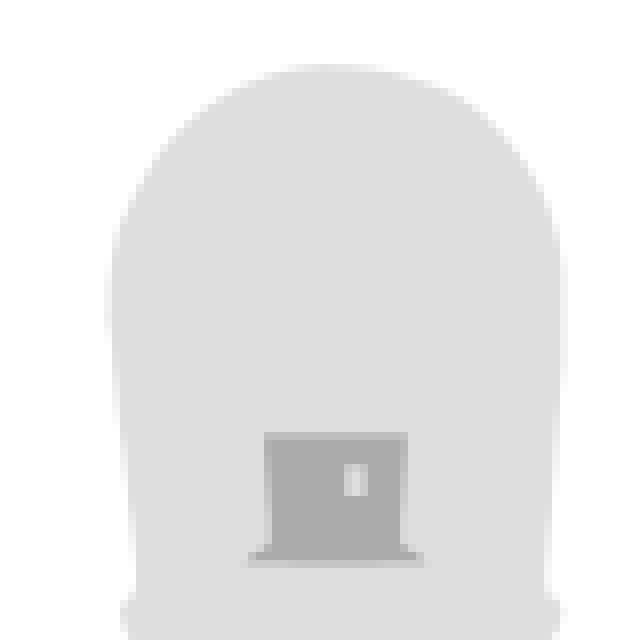
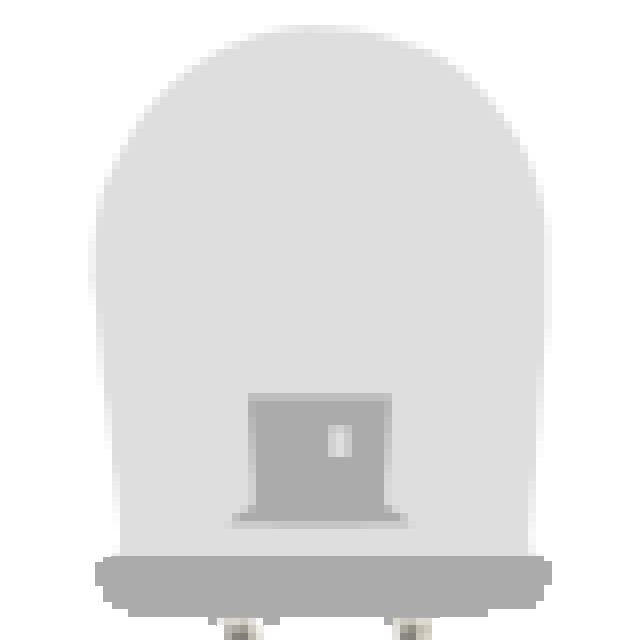
Before/after of a 640 x 640 layered artwork. What changed in the layer stack:
added layer "Layer 2" above "Layer 1" over left=95, top=557, right=327, bottom=602
added layer "Layer 1" above "Layer 0" over left=104, top=556, right=552, bottom=601
painted on "Layer 0" over left=88, top=25, right=568, bottom=640
